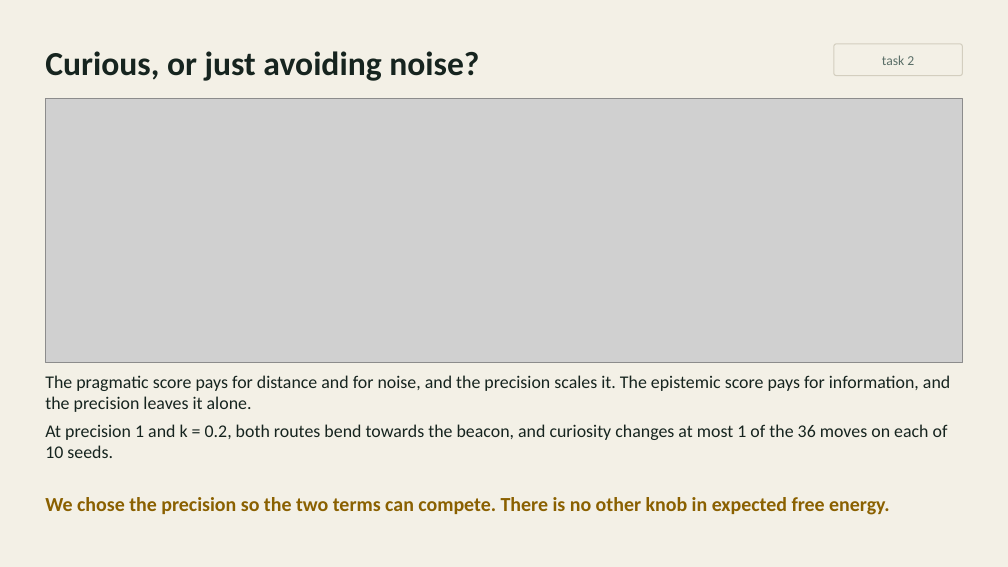
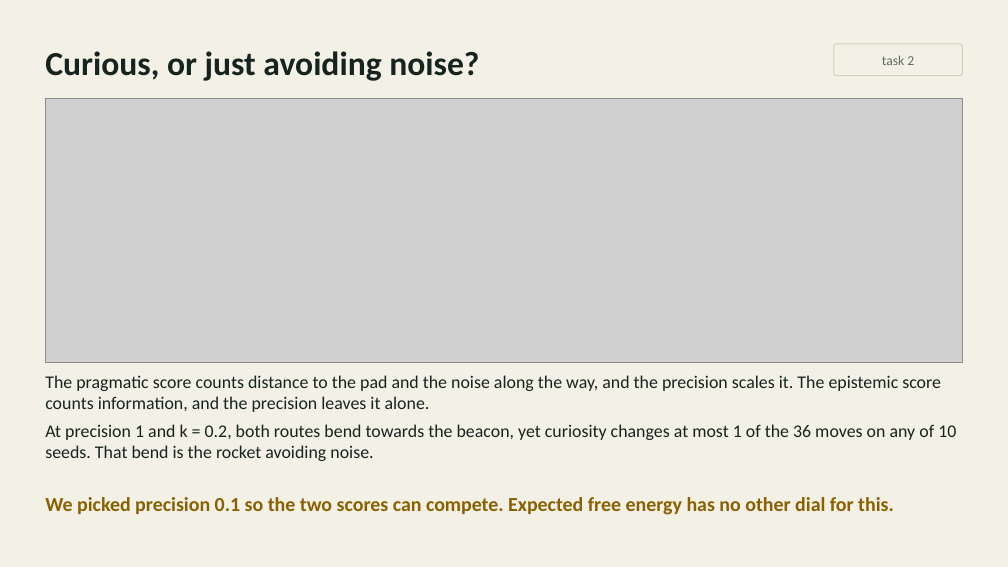
Before and after one commit to inferogenesis/cpomdp-workshop, a slide deck: slide 13 of deck/cpomdp_symposium_2026.pptx. Drawn at 1008x567 pixels with LibreOffice and Linux fonts; fonts in the diff are those of the drawing; grey boxes stand for pictures. Boxes give left, top, right and bottom in pixels: in the first picture for what was removed or moved away, otherwise in the second. Text is boxed around its words. In the diff, an @@ line names an element or a change of style, - is before the commit and + after.

```diff
--- a/deck/cpomdp_symposium_2026.pptx
+++ b/deck/cpomdp_symposium_2026.pptx
@@ text at box(45, 375, 956, 461): text changed @@
-The pragmatic score pays for distance and for noise, and the precision scales it. The epistemic score pays for information, and the precision leaves it alone.
-At precision 1 and k = 0.2, both routes bend towards the beacon, and curiosity changes at most 1 of the 36 moves on each of 10 seeds.
+The pragmatic score counts distance to the pad and the noise along the way, and the precision scales it. The epistemic score counts information, and the precision leaves it alone.
+At precision 1 and k = 0.2, both routes bend towards the beacon, yet curiosity changes at most 1 of the 36 moves on any of 10 seeds. That bend is the rocket avoiding noise.
@@ text at box(45, 497, 894, 515): text changed @@
-We chose the precision so the two terms can compete. There is no other knob in expected free energy.
+We picked precision 0.1 so the two scores can compete. Expected free energy has no other dial for this.
```
Also in this commit, not shown: 5 other slides changed, 3 other files.
